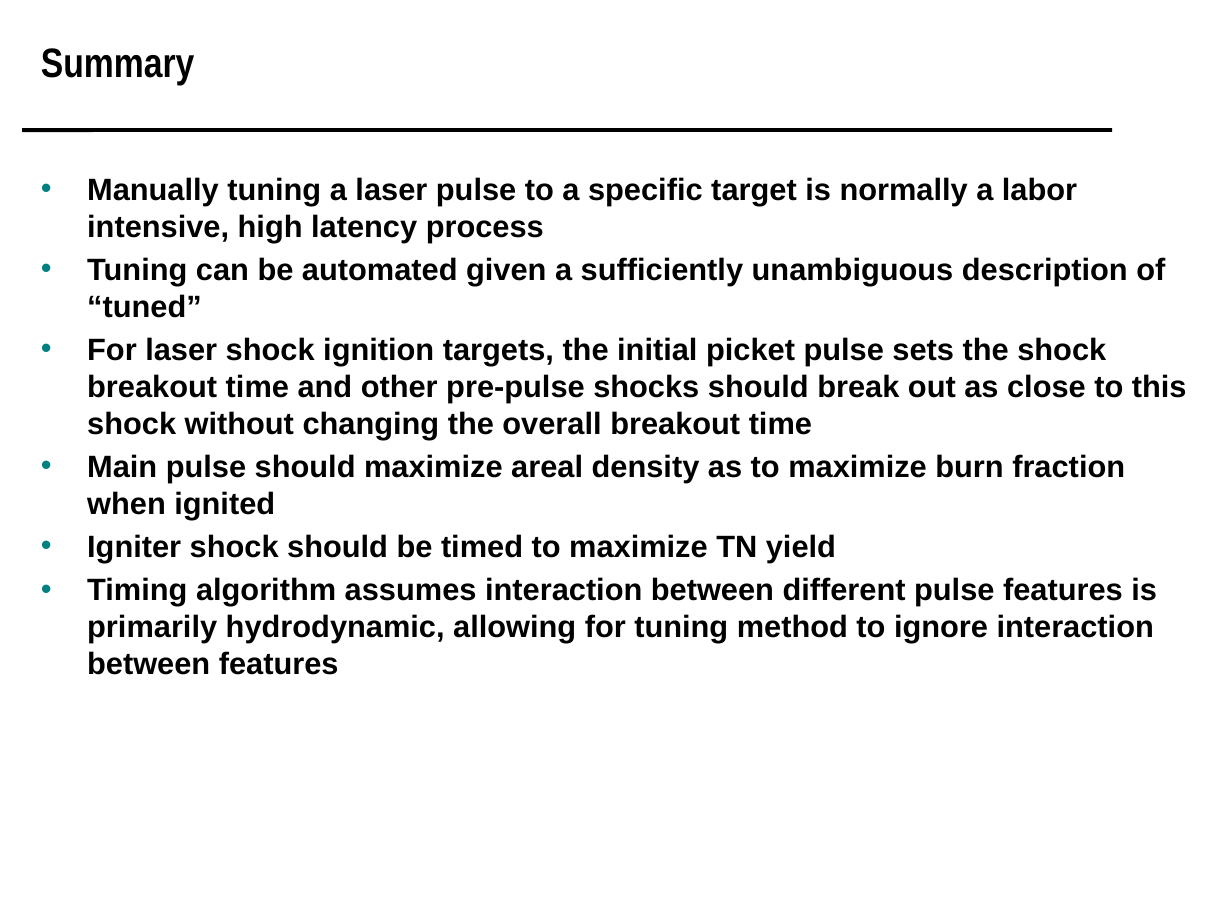
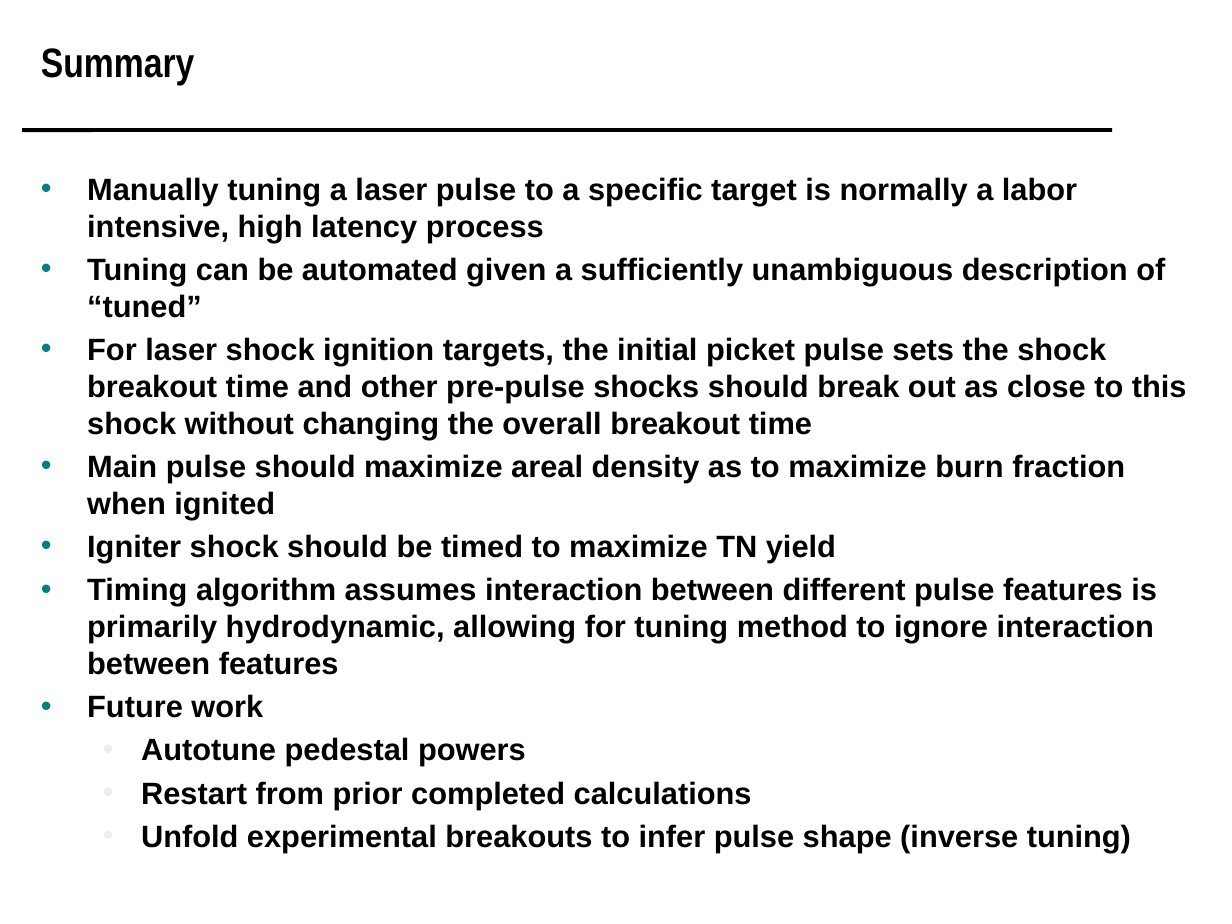
Before and after one commit to scipy-conference/scipy_proceedings, a slide deck: slide 23 of papers/koningterry/slides.pptx (slide 25 before the commit). Drawn at 1232x924 pixels with LibreOffice and Linux fonts; fonts in the diff are those of the drawing; background and template pictures are left out. Boxes give left, top, right and bottom in pixels: in the first picture for what was removed or moved away, otherwise in the second. Text is boxed around its words. In the diff, an @@ line names an element or a change of style, - is before the commit and + after.

```diff
--- a/papers/koningterry/slides.pptx
+++ b/papers/koningterry/slides.pptx
@@ text at (x1=87, y1=694, x2=1131, y2=852): paragraphs added @@
+• Future work
+  • Autotune pedestal powers
+  • Restart from prior completed calculations
+  • Unfold experimental breakouts to infer pulse shape (inverse tuning)
```
Also in this commit, not shown: 6 other slides changed, 1 slide added, 3 slides removed.
